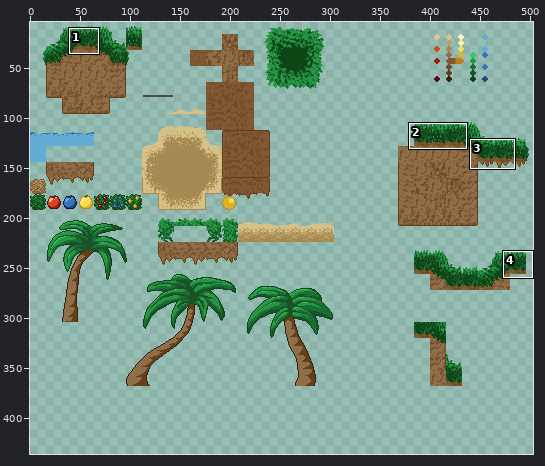
Sprite sheet, stored at assets/tilesets/Tilemap_Set.png. The picture above shows the old version from afar; the outline marks the close-up.
Close-up. As it was:
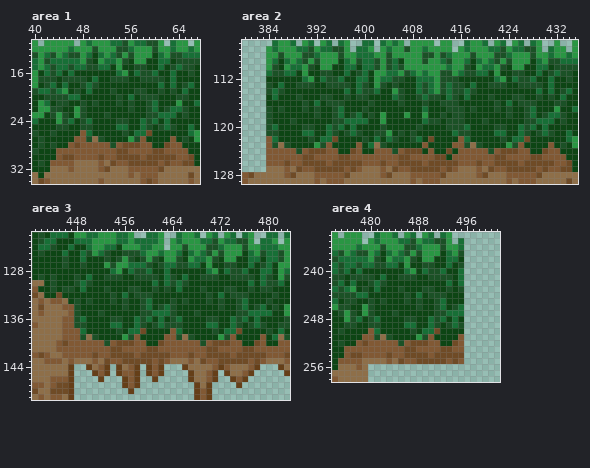
The file is 512x512 pixels. Shown: area 1: x 40..67, y 11..34; area 2: x 380..435, y 106..129; area 3: x 441..483, y 122..149; area 4: x 474..501, y 234..258. The wide view leaves out empty margins. The commit also changed other parts of the picture, which this record leaves out.
Now the later version:
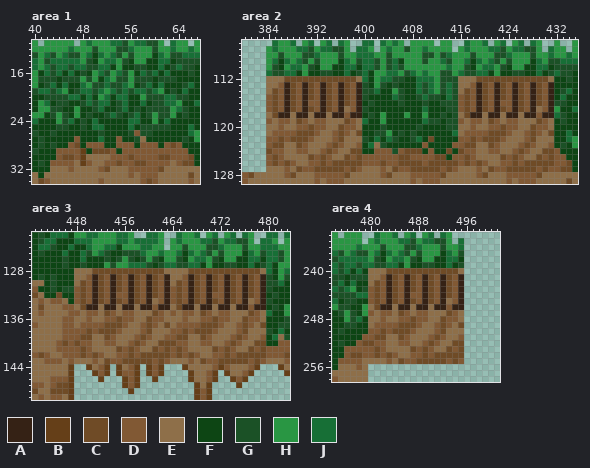
Palette (. is transparent): A #352215  B #653f18  C #6f4b26  D #815934  E #8e6f49  F #0d4514  G #1b5126  H #299643  J #176f36
Changes in this commit:
Changed rows in their new state; - is an unchanged pixel.
Area 1:
first column x 48:
16 G-HJGH-GHFJ---JF
17 HGH-JH--HG--F-GG
18 JH-GJGGJH-GJ---F
19 J-GJHJGJGJJGJH--
20 -J-HJ-JJF-H--GJJ
21 -J-JJ--JF-JFGGJJ
22 F-GJ--GJFG--GG-H
23 FG---JG-GJ--HGGH
24 -FJ---FFJJFFH---
25 -FJJ--FFJ-G-G-GF
26 FF-G---FGDGG----
27 FFFJ--D-F-E----F
28 F---FF-DDF--D-DC
29 BFCCC-FD----DD--
30 BEEEE-DD-D-DD--D
31 BD-EDDC-D--DD-DE
Area 2:
first column x 384:
112 EEECCCCCCCCCCCCE----------------EEECCCCCCCCCCCCE
113 EEDACDACDACDACDA----------------EEDACDACDACDACDA
114 ECDACDACDACDACDA----------------ECDACDACDACDACDA
115 DCDACDACDACDACDA----------------DCDACDACDACDACDA
116 DCDACDADDACDACDA----------------DCDACDADDACDACDA
117 DCDACDACDACDAEDA----------------DCDACDACDACDAEDA
118 ECAAEAAEAAEAADAA----------------ECAAEAAEAAEAADAA
119 DEDDECDEDDEEECDE----------------DEDDECDEDDEEECDE
120 EEDEEDDCDDEECDDE----------------EEDEEDDCDDEECDDE
121 EDDDDCCCDEEDCDEC----------------EDDDDCCCDEEDCDEC
122 -DCDCCCDEEEDCEEE-----------------DCDCCCDEEEDCEEE
123 -CCEECDEEE-CDEE------------------CCEECDEEE-CDEE-
124 C--EED-EEDC-EE-C----------------C--EED-EEDC-EE-C
125 -C-EEEE--C-EE--C-----------------C-EEEE--C-EE--C
126 -C---EEDD------------------------C---EEDD-------
Area 3:
first column x 448:
128 EEECCCCCCCCCCCCEEEECCCCCCCCCCCCE
129 EEDACDACDACDACDAEEDACDACDACDACDA
130 ECDACDACDACDACDAECDACDACDACDACDA
131 DCDACDACDACDACDADCDACDACDACDACDA
132 DCDACDADDACDACDADCDACDADDACDACDA
133 DCDACDACDACDAEDADCDACDACDACDAEDA
134 ECAAEAAEAAEAADAAECAAEAAEAAEAADAA
135 DEDDECDEDDEEECDEDEDDECDEDDEEECDE
136 EEDEEDDCDDEECDDEEEDEEDDCDDEECDDE
137 EDDDDCCCDEEDCDECEDDDDCCCDEEDCDEC
138 -DCDCCCDEEEDCEEE-DCDCCCDEEEDCEEE
139 -CCEECDEEE-CDEE--CCEECDEEE-CDEE-
140 C--EED-EEDC-EE-CC--EED-EEDC-EE-C
141 -C-EEEE--C-EE--C-C-EEEE--C-EE--C
142 -C---EEDD--------C---EEDD-------
Area 4:
first column x 480:
240 EEECCCCCCCCCCCCE
241 EEDACDACDACDACDA
242 ECDACDACDACDACDA
243 DCDACDACDACDACDA
244 DCDACDADDACDACDA
245 DCDACDACDACDAEDA
246 ECAAEAAEAAEAADAA
247 DEDDECDEDDEEECDE
248 EEDEEDDCDDEECDDE
249 EDDDDCCCDEEDCDEC
250 -DCDCCCDEEEDCEEE
251 -CCEECDEEE-CDEE-
252 C--EED-EEDC-EE-C
253 -C-EEEE--C-EE--C
254 -C---EEDD-------
Pixel boxes of the changes (left, top, right, bottom) in both close-ups:
changed: (80, 70, 176, 166)
changed: (266, 76, 362, 166)
changed: (458, 76, 554, 166)
changed: (74, 268, 266, 358)
changed: (368, 268, 464, 358)
